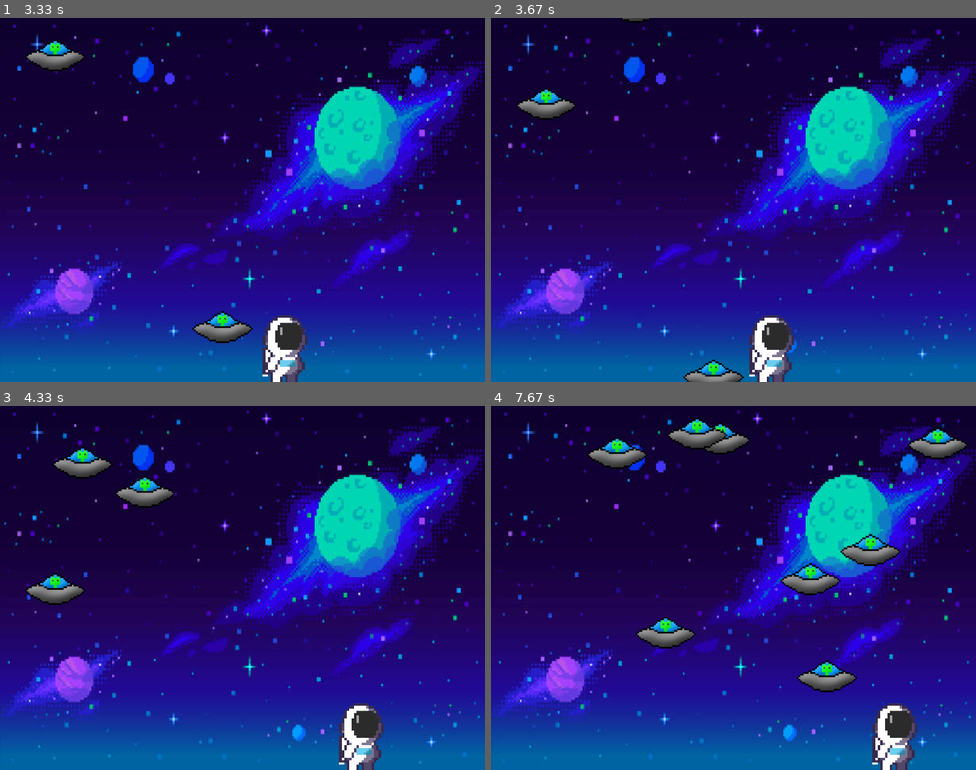
Above: before the commit, frames 1-4 (two rows, left to right).
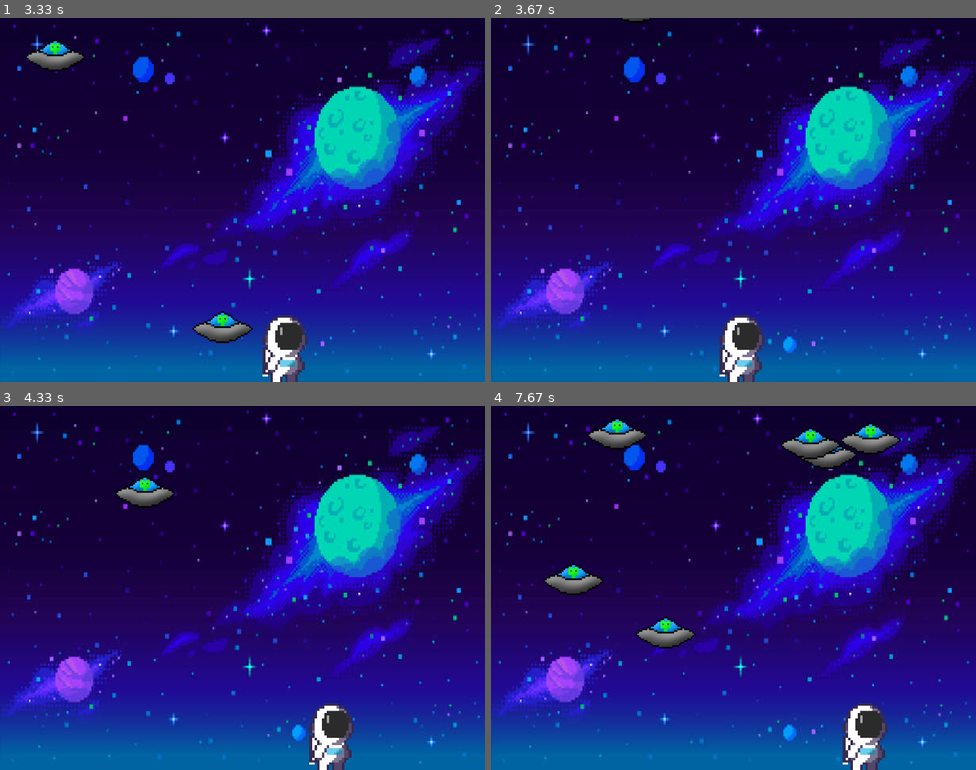
Above: after the commit, the same moments.

Repository: Chiara-Agostino/pygame-project
Game: pygame game, started from main.py
Same seed, same stepped clock (60 frames per second), same inputs: the game is played once before the commit and once after it.
Inputs:
- Up to frame 1 (3.33 s): hold Right 0.33-0.8 s; hold Right 0.83-1.3 s; hold Left 1.33-1.87 s; hold Left 1.9-2.3 s; hold Right 2.33-2.97 s; hold Left from 3 s (still down)
- Up to frame 2 (3.67 s): release Left at 3.47 s; hold Right from 3.5 s (still down)
- Up to frame 3 (4.33 s): release Right at 3.97 s; hold Right from 4 s (still down)
- Up to frame 4 (7.67 s): release Right at 4.47 s; hold Left 4.5-5.03 s; hold Left 5.07-5.47 s; hold Right 5.5-6.13 s; hold Left 6.17-6.63 s; hold Right 6.67-7.13 s; hold Right 7.17-7.63 s

Frame 1 is identical in both runs. In frame 2, 3.4% of the frame differs, in the area x 5-63%, y 19-100%; in frame 3, 3.7%; in frame 4, 9.4%, in the area x 10-99%, y 3-100%.

Commit message:
added game resets from collosion

Diff:
--- a/main.py
+++ b/main.py
@@ -59,12 +59,23 @@
     if astronaut_rect.x > WIDTH - astronaut_rect.width:
         astronaut_rect.x = WIDTH - astronaut_rect.width
 
+def check_collisions(spaceships, astronaut_rect):
+    for spaceship in spaceships:
+        if spaceship[0].colliderect(astronaut_rect):
+            return True
+    return False
+
+def reset_game():
+    global spaceships, astronaut_rect
+    spaceships = []
+    astronaut_rect.midbottom = (WIDTH // 2, HEIGHT)
+
 
 # Define main loop
 running = True
 clock = pygame.time.Clock()
 spaceships = []
-max_spaceships = 8  # Maximum number of spaceships allowed on the screen
+max_spaceships = 6
 
 
 # Initialize clock object to cap frame rate
@@ -89,6 +100,8 @@
     # Handle astronaut movement
     moving()
 
+    if check_collisions(spaceships, astronaut_rect):
+        reset_game()
     # Update display
     pygame.display.flip()
     clock.tick(30)  # Limit frame rate to 30 fps
